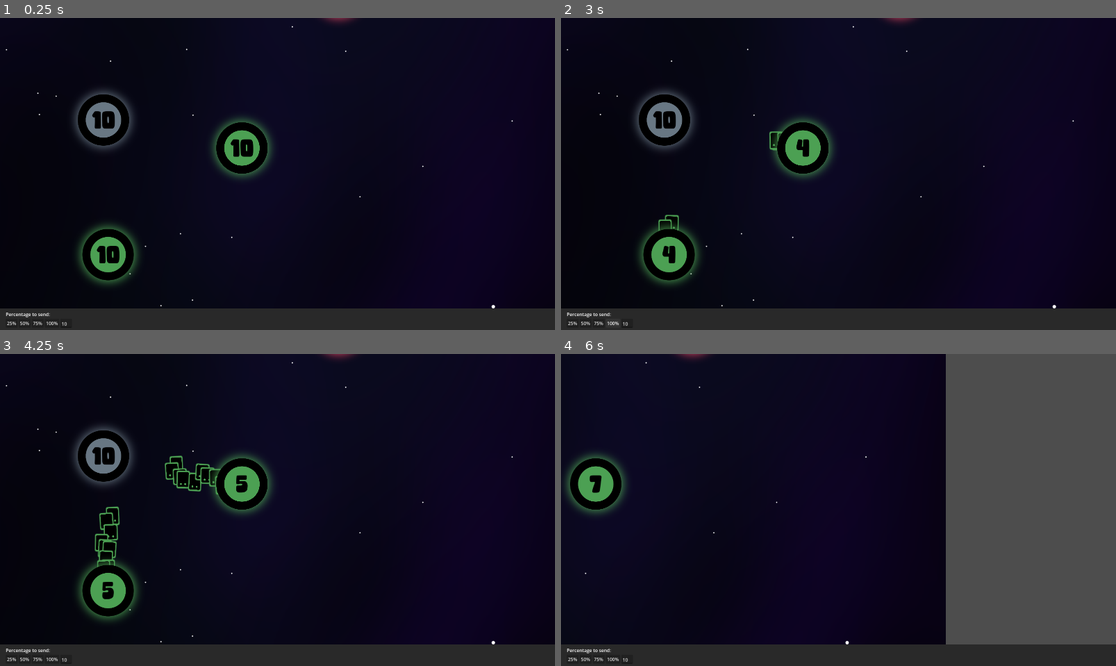
Above: before the commit, frames 1-4 (two rows, left to right).
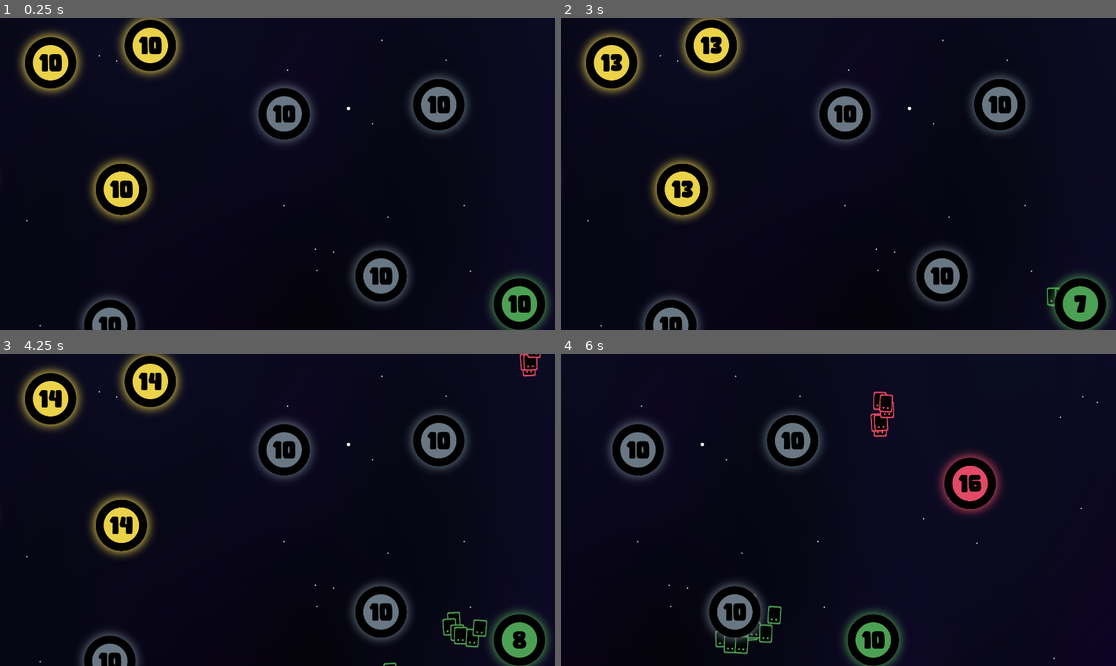
Above: after the commit, the same moments.

Repository: AdamK357/WarGame
Game: Godot game, scene res://scenes/maps/map.tscn
Two runs of this game, one before a commit and one after it. Both use one fixed random seed, a clock stepped at 60 frames per second and the inputs below.
Inputs (mouse positions are in pixels of both pictures, inside the frame that each line leads up to):
- Up to frame 1 (0.25 s): no input
- Up to frame 2 (3 s): click (572, 323) at 0.5 s, where only the run before the commit has a clickable "25%"; click (583, 323) at 1.25 s, where only the run before the commit has a clickable "50%"; click (599, 323) at 2 s, where only the run before the commit has a clickable "75%"; click (610, 323) at 2.75 s, where only the run before the commit has a clickable "100%"
- Up to frame 3 (4.25 s): drag from (244, 485) to (111, 541) at 3.52 s
- Up to frame 4 (6 s): drag from (666, 456) to (672, 531) at 4.27 s; move the mouse to (666, 591) at 5.02 s; hold D (right) 5.03-5.75 s; tap Space (spacebar) at 5.1 s; click (666, 591) at 5.17 s; drag from (810, 572) to (672, 463) at 5.77 s

The runs differ from the first frame. In frame 1, 20% of the frame differs, in the area x 0-100%, y 0-100%; in frame 2, 20%; in frame 3, 21%; in frame 4, 43%.

Commit message:
Pre-multiplayer Commit

Diff:
--- a/scenes/components/camera.tscn
+++ b/scenes/components/camera.tscn
@@ -1,21 +1,11 @@
 [gd_scene format=3 uid="uid://yt2p85vnrns8"]
 
 [ext_resource type="Script" uid="uid://bdsqiy7pvo7s2" path="res://scenes/components/camera.gd" id="1_6xmvi"]
-[ext_resource type="PackedScene" uid="uid://cbaa7moe7mpby" path="res://scenes/ui/player_ui.tscn" id="2_fombx"]
 
 [node name="Camera" type="Camera2D" unique_id=525823596]
-position = Vector2(960, 540)
 limit_enabled = false
 limit_left = -2048
 limit_top = -2048
 limit_right = 2048
 limit_bottom = 2048
 script = ExtResource("1_6xmvi")
-
-[node name="PlayerUI" parent="." unique_id=222176074 instance=ExtResource("2_fombx")]
-anchors_preset = 0
-anchor_right = 0.0
-anchor_bottom = 0.0
-grow_horizontal = 1
-grow_vertical = 1
-size_flags_horizontal = 0
--- /dev/null
+++ b/scenes/menus/lobby_menu.gd
@@ -0,0 +1,9 @@
+extends Control
+
+
+func _on_host_button_pressed():
+	pass # Replace with function body.
+
+
+func _on_join_button_pressed():
+	pass # Replace with function body.
--- /dev/null
+++ b/scenes/menus/lobby_menu.tscn
@@ -0,0 +1,34 @@
+[gd_scene format=3 uid="uid://b3qct2wpj6ki6"]
+
+[ext_resource type="Script" uid="uid://dt6ke5qxk18px" path="res://scenes/menus/lobby_menu.gd" id="1_vhd53"]
+
+[node name="LobbyMenu" type="Control" unique_id=1319894251]
+layout_mode = 3
+anchors_preset = 15
+anchor_right = 1.0
+anchor_bottom = 1.0
+grow_horizontal = 2
+grow_vertical = 2
+script = ExtResource("1_vhd53")
+
+[node name="CenterContainer" type="CenterContainer" parent="." unique_id=939795687]
+layout_mode = 1
+anchors_preset = 15
+anchor_right = 1.0
+anchor_bottom = 1.0
+grow_horizontal = 2
+grow_vertical = 2
+
+[node name="VBoxContainer" type="VBoxContainer" parent="CenterContainer" unique_id=24806979]
+layout_mode = 2
+
+[node name="HostButton" type="Button" parent="CenterContainer/VBoxContainer" unique_id=151183604]
+layout_mode = 2
+text = "Host"
+
+[node name="JoinButton" type="Button" parent="CenterContainer/VBoxContainer" unique_id=1079333839]
+layout_mode = 2
+text = "Join"
+
+[connection signal="pressed" from="CenterContainer/VBoxContainer/HostButton" to="." method="_on_host_button_pressed"]
+[connection signal="pressed" from="CenterContainer/VBoxContainer/JoinButton" to="." method="_on_join_button_pressed"]
Not shown, added: orb_unit.svg.import
Not shown, added: scenes/menus/lobby_menu.gd.uid
